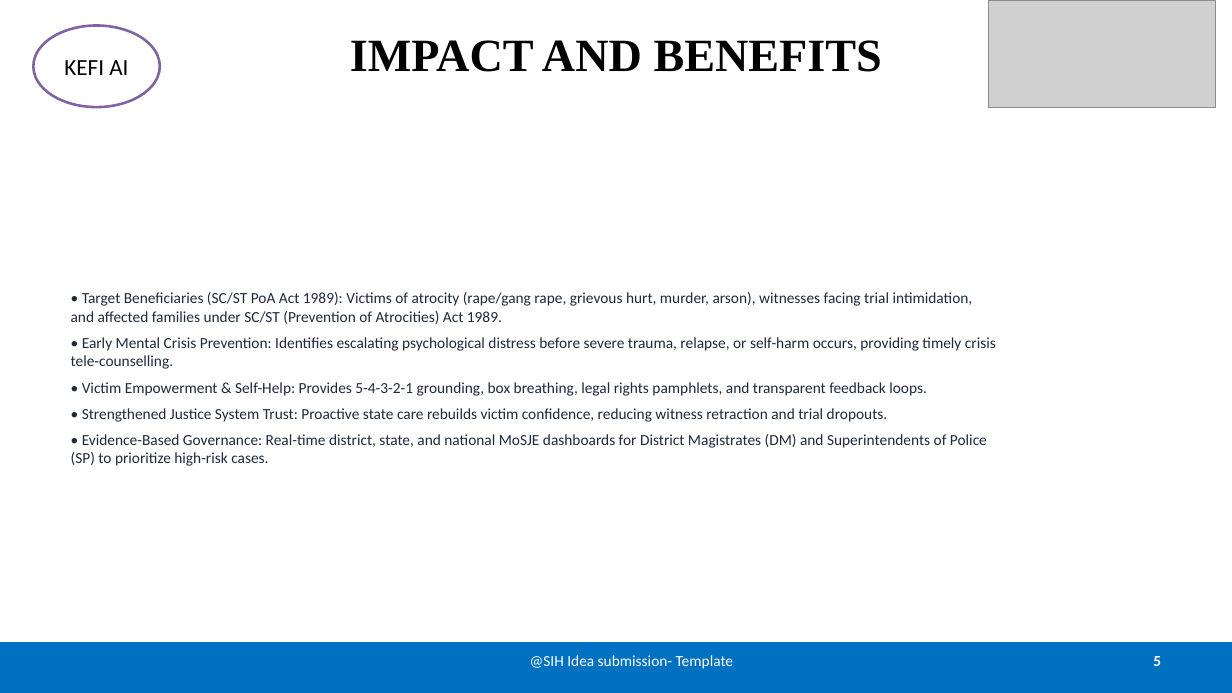
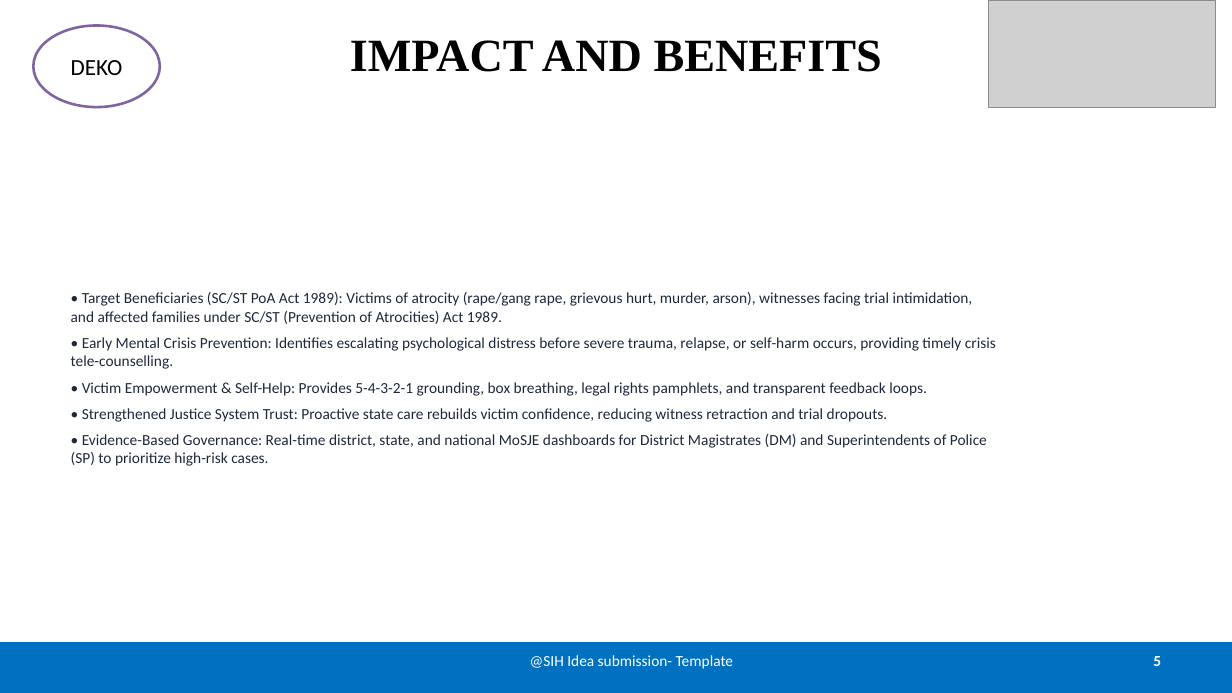
Before and after one commit to balajikrishnan031/SIH-KEFI, a slide deck: slide 5 of SIH26094_KEFI_AI_OFFICIAL_SUBMISSION.pptx. Drawn at 1232x693 pixels with LibreOffice and Linux fonts; fonts in the diff are those of the drawing; grey boxes stand for pictures. Boxes give left, top, right and bottom in pixels: in the first picture for what was removed or moved away, otherwise in the second. Text is boxed around its words. In the diff, an @@ line names an element or a change of style, - is before the commit and + after.

Commit message:
Update official Team DEKO details (Team ID: 141444, Leader: BALAJI P, UCE Panruti)

```diff
--- a/SIH26094_KEFI_AI_OFFICIAL_SUBMISSION.pptx
+++ b/SIH26094_KEFI_AI_OFFICIAL_SUBMISSION.pptx
@@ text in ellipse at box(71, 60, 123, 75): text changed @@
-KEFI AI
+DEKO
```
Also in this commit, not shown: 5 other slides changed, 3 other files.
